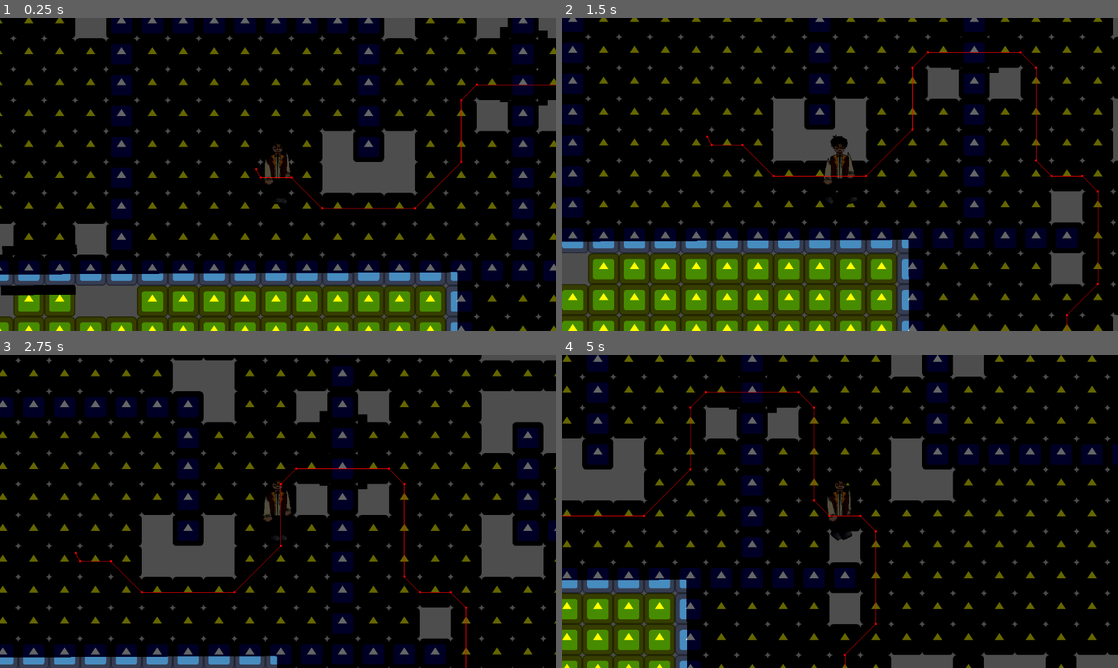
Above: before the commit, frames 1-4 (two rows, left to right).
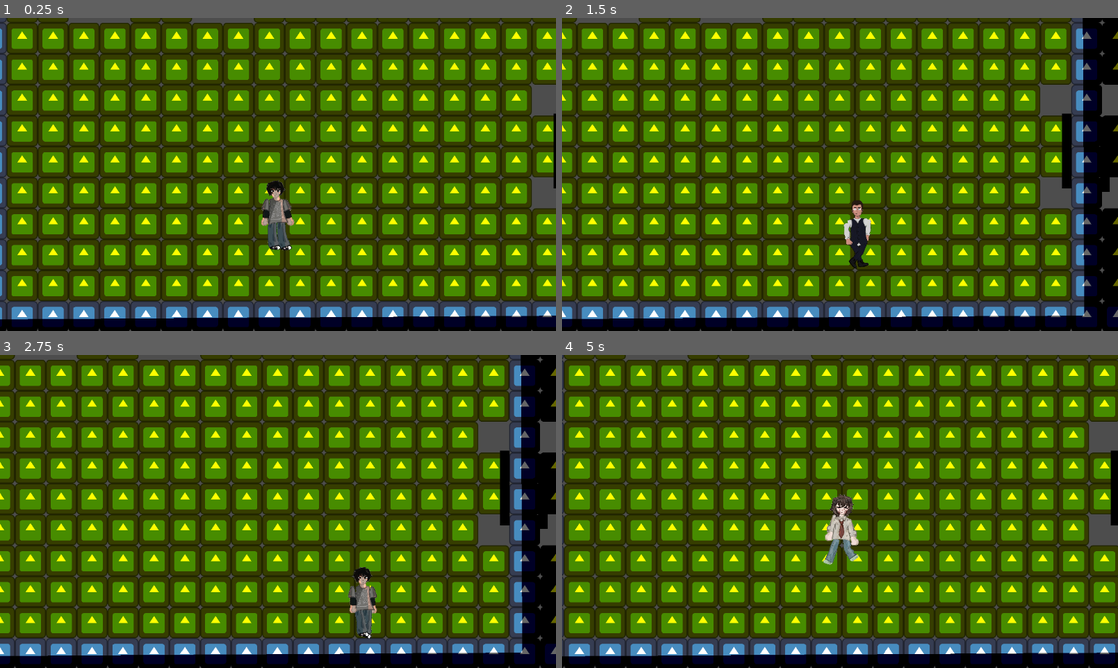
Above: after the commit, the same moments.

Repository: thorfinnking1/bully_revange
Game: Godot game, scene res://scenes/room_1.tscn
Same seed, same stepped clock (60 frames per second), same inputs: the game is played once before the commit and once after it. The engine's default icon, where the game draws it, is replaced by a stand-in: a white triangle on a blue panel in a dark square.
Inputs:
- Up to frame 1 (0.25 s): no input
- Up to frame 2 (1.5 s): hold Right (ui_right) 0.53-1.28 s; tap 4 (bea) at 0.6 s; hold Down (ui_down) from 1.28 s (still down); tap 2 (cristi) at 1.35 s
- Up to frame 3 (2.75 s): release Down (ui_down) at 2.03 s; hold Right (ui_right) from 2.03 s (still down); tap 1 (dani) at 2.1 s
- Up to frame 4 (5 s): release Right (ui_right) at 2.78 s; hold Up (ui_up) 2.78-3.53 s; tap J (j) at 2.85 s; hold Left (ui_left) from 3.53 s (still down); tap K (k) at 3.6 s; tap 3 (mina) at 4.35 s

The runs differ from the first frame. In frame 1, 97% of the frame differs, in the area x 0-100%, y 0-100%; in frame 2, 92%; in frame 3, 93%; in frame 4, 97%.

Commit message:
YA NEVER MIND

Diff:
--- a/bully-ravange/scenes/room_1.tscn
+++ b/bully-ravange/scenes/room_1.tscn
@@ -46,9 +46,6 @@
 
 [node name="room_1" type="Node2D"]
 y_sort_enabled = true
-
-[node name="Camera2D" type="Camera2D" parent="."]
-position = Vector2(760, -243)
 
 [node name="LightOccluder2D2" type="LightOccluder2D" parent="."]
 scale = Vector2(0.5, 0.5)
@@ -160,9 +157,6 @@
 position = Vector2(760, -243)
 points = NodePath("../points")
 
-[node name="RemoteTransform2D" type="RemoteTransform2D" parent="bully1"]
-remote_path = NodePath("../../Camera2D")
-
 [node name="points" type="Node2D" parent="."]
 
 [node name="Marker2D" type="Marker2D" parent="points"]
